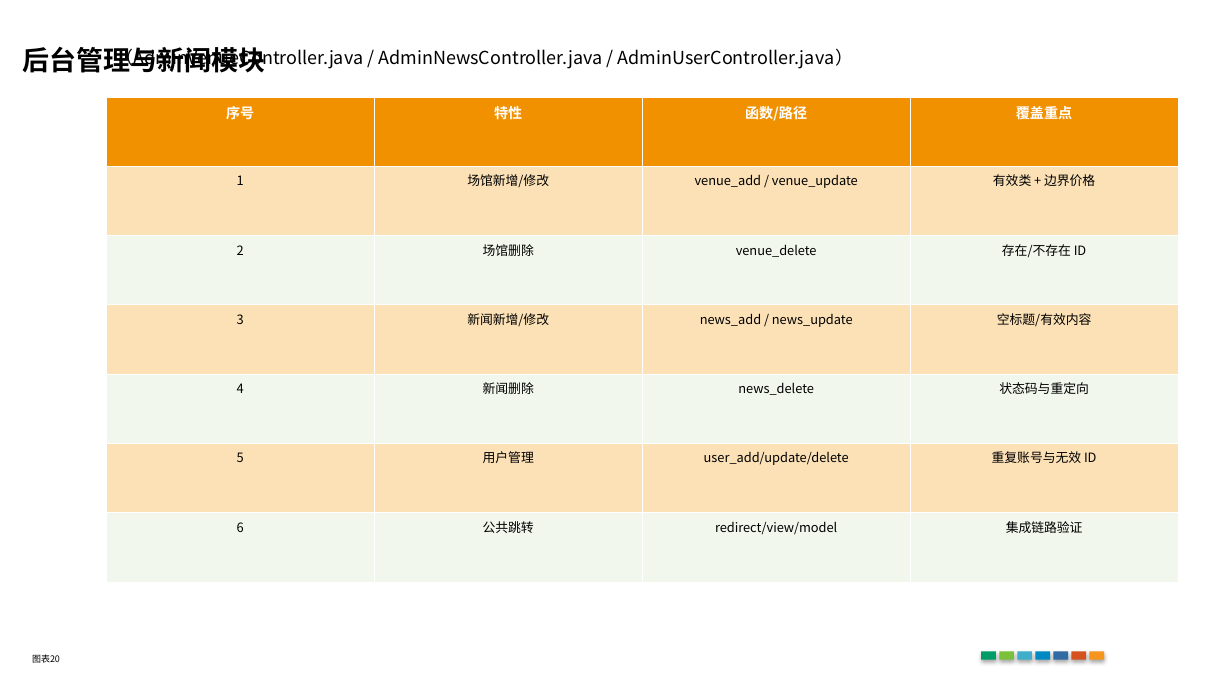
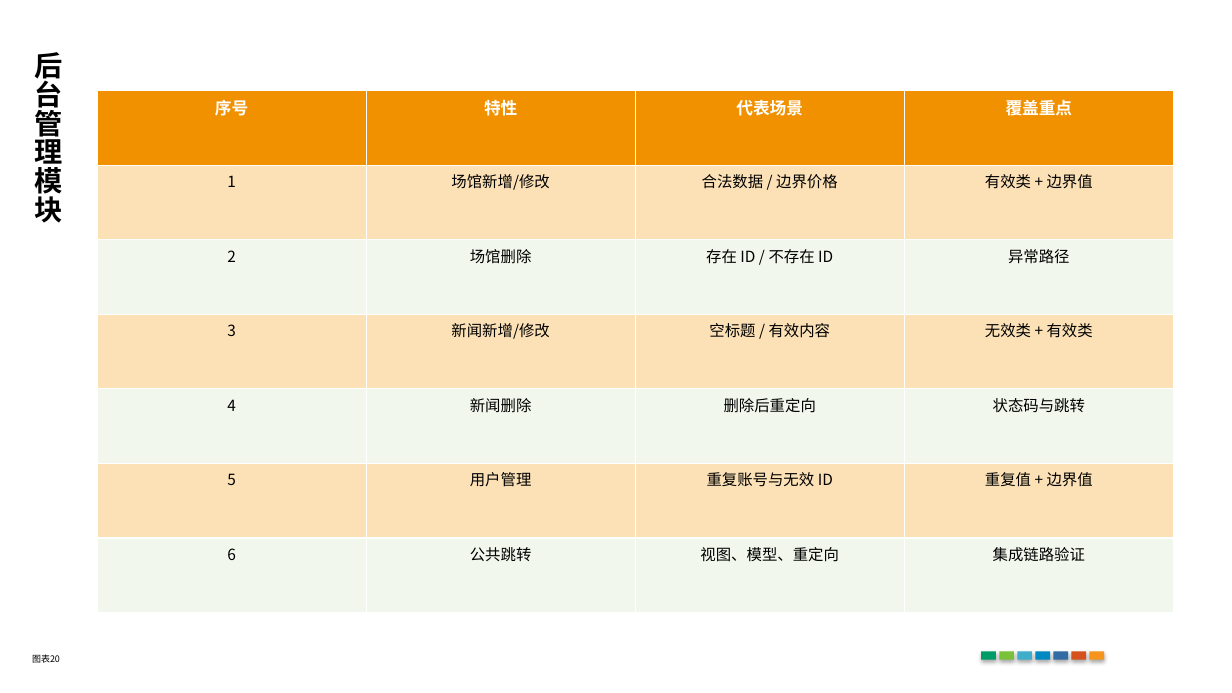
Before and after one commit to HuayuSha/softtest-PJ1, a slide deck: slide 20 of docs/output/PJ1测试汇报_成果展示风格版.pptx. Drawn at 1232x693 pixels with LibreOffice and Linux fonts; fonts in the diff are those of the drawing. Boxes give left, top, right and bottom in pixels: in the first picture for what was removed or moved away, otherwise in the second. Text is boxed around its words. In the diff, an @@ line names an element or a change of style, - is before the commit and + after.

```diff
--- a/docs/output/PJ1测试汇报_成果展示风格版.pptx
+++ b/docs/output/PJ1测试汇报_成果展示风格版.pptx
@@ text at box(34, 52, 62, 223): text changed; size 21 to 22 pt @@
-后台管理与新闻模块
+后
+台
+管
+理
+模
+块
@@ text removed at box(115, 47, 854, 69) @@
-（AdminVenueController.java / AdminNewsController.java / AdminUserController.java）
@@ table at box(97, 91, 1173, 613) @@
-row 1, column 3: 函数/路径
+row 1, column 3: 代表场景
-row 2, column 3: venue_add / venue_update
+row 2, column 3: 合法数据 / 边界价格
-row 2, column 4: 有效类 + 边界价格
+row 2, column 4: 有效类 + 边界值
-row 3, column 3: venue_delete
+row 3, column 3: 存在 ID / 不存在 ID
-row 3, column 4: 存在/不存在 ID
+row 3, column 4: 异常路径
-row 4, column 3: news_add / news_update
+row 4, column 3: 空标题 / 有效内容
-row 4, column 4: 空标题/有效内容
+row 4, column 4: 无效类 + 有效类
-row 5, column 3: news_delete
+row 5, column 3: 删除后重定向
-row 5, column 4: 状态码与重定向
+row 5, column 4: 状态码与跳转
-row 6, column 3: user_add/update/delete
+row 6, column 3: 重复账号与无效 ID
-row 6, column 4: 重复账号与无效 ID
+row 6, column 4: 重复值 + 边界值
-row 7, column 3: redirect/view/model
+row 7, column 3: 视图、模型、重定向
@@ size 11 to 13 pt in "序号", "特性", "覆盖重点" @@
@@ size 10 to 12 pt in "1", "场馆新增/修改", "2", "场馆删除" and 9 more places @@
@@ table: place and size @@
-table at box(106, 97, 1178, 582)
+table at box(97, 91, 1173, 613)
```
Also in this commit, not shown: 8 other slides changed, 2 other files.
